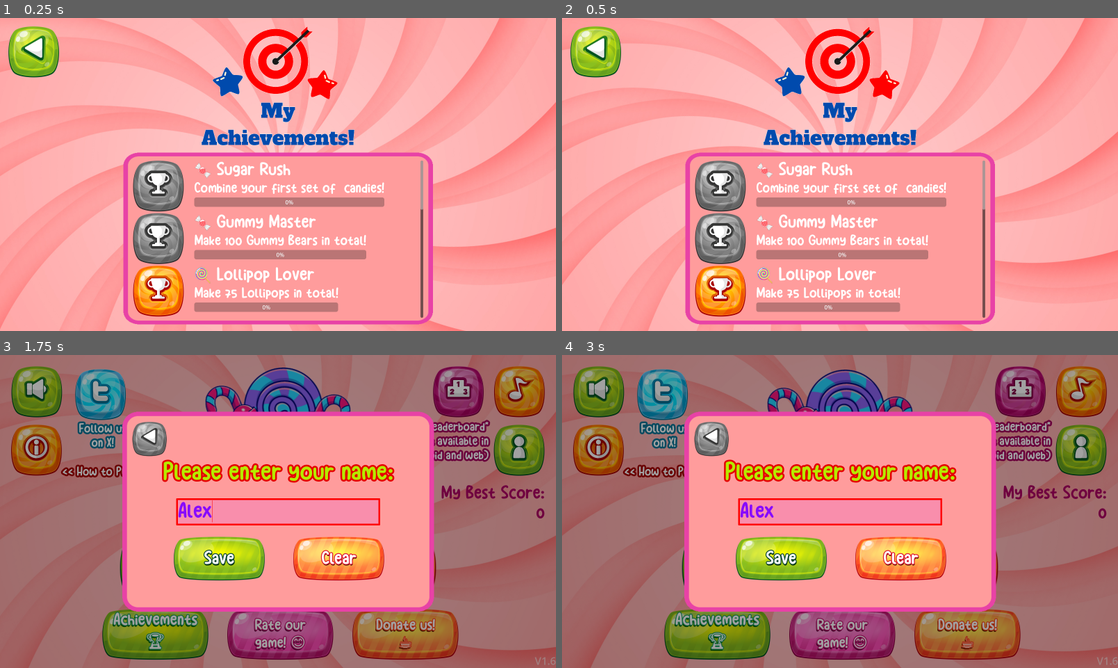
Above: before the commit, frames 1-4 (two rows, left to right).
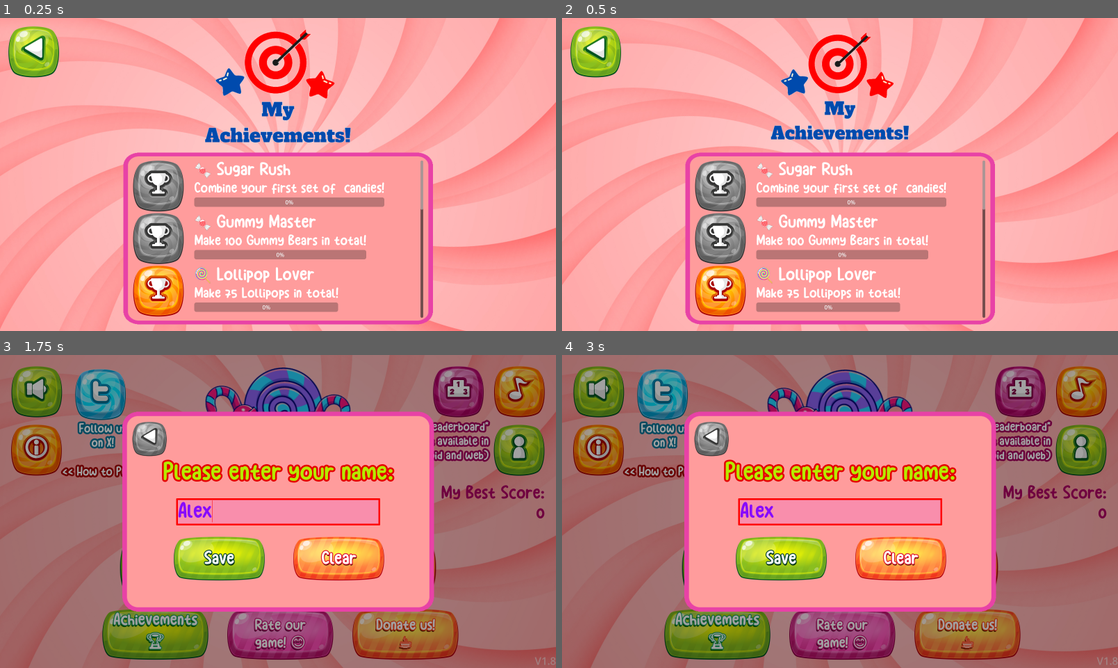
Above: after the commit, the same moments.

Repository: vaibhavkrkm/Candy-Merge
Game: Godot game, scene res://scenes/main_menu/achievements.tscn
The game is run twice, just before and just after one commit, with the same random seed, the same clock (stepped at 60 frames per second) and the same inputs. This scene is started directly instead of the project's main scene.
Inputs (mouse positions are in pixels of both pictures, inside the frame that each line leads up to):
- Up to frame 1 (0.25 s): no input
- Up to frame 2 (0.5 s): no input
- Up to frame 3 (1.75 s): click (33, 389) at 0.5 s; click (278, 511) at 1.27 s; type "Alex" at 1.35 s
- Up to frame 4 (3 s): click (717, 577) at 2 s; click "Achievements 🏆" at 2.75 s

The runs differ from the first frame. In frame 1, 1.9% of the frame differs, in the area x 36-64%, y 2-41%; in frame 2, 2.7%; in frame 3, less than 0.1%; in frame 4, less than 0.1%.

Commit message:
V2.0 - Combo Effects, Improved Animations and Sounds

Diff:
--- a/scenes/candy/candy.gd
+++ b/scenes/candy/candy.gd
@@ -164,9 +164,14 @@
 				shape_owner_clear_shapes(this_id)
 				shape_owner_clear_shapes(other_id)
 
+				Global.ComboTimer.start()
+				var pitch_scale = 1.29 + (Global.combo_counter * 0.1)
+				Global.combo_counter += 1
+				print(Global.combo_counter)
+
 				# playing appropriate sfx
 				if (TIER < 7):
-					Global.play_sound("Combine1Sound")
+					Global.play_sound("Combine1Sound", pitch_scale)
 				elif (TIER == 7):
 					Global.play_sound("Combine2Sound")
 				else:
--- a/scenes/global.gd
+++ b/scenes/global.gd
@@ -13,9 +13,12 @@
 @onready var LevelMusic = $Music/LevelMusic
 @onready var Combine1 = $Sounds/Combine1Sound
 @onready var Combine2 = $Sounds/Combine2Sound
+@onready var ComboTimer = $ComboTimer
+@onready var initial_combine1_pitch = Combine1.pitch_scale
 
 var game_time = 0  # in seconds
 var score = 0
+var combo_counter = 0
 
 var player_name = null
 var highscore = 0
@@ -51,8 +54,10 @@
 	game_time = 0
 
 
-func play_sound(sound):
+func play_sound(sound, pitch_scale=null):
 	if (sfx):
+		if (pitch_scale != null):
+			$Sounds.get_node(sound).pitch_scale = pitch_scale
 		$Sounds.get_node(sound).play()
 
 
@@ -64,9 +69,9 @@
 
 func append_score(tier):
 	if (tier != 8):
-		score += 10*tier
+		score += 10 * tier + (combo_counter - 1)
 	else:
-		score += 1000
+		score += 1000 + (combo_counter - 1)
 
 
 func save_highscore():
@@ -130,3 +135,8 @@
 		var headers = ["Content-Type: application/json", "api-key: lamb16", "game-id: 16"]
 		$HTTPRequest.request_completed.connect(_on_request_completed)
 		$HTTPRequest.request(url, headers, HTTPClient.METHOD_POST, json)
+
+
+func _on_combo_timer_timeout():
+	combo_counter = 0
+	Combine1.pitch_scale = initial_combine1_pitch
--- a/scenes/global.tscn
+++ b/scenes/global.tscn
@@ -32,7 +32,7 @@
 
 [node name="Combine1Sound" type="AudioStreamPlayer" parent="Sounds"]
 stream = ExtResource("4_48g8w")
-volume_db = -13.087
+volume_db = -17.42
 pitch_scale = 1.29
 
 [node name="Combine2Sound" type="AudioStreamPlayer" parent="Sounds"]
@@ -46,6 +46,7 @@
 
 [node name="DropSound" type="AudioStreamPlayer" parent="Sounds"]
 stream = ExtResource("6_ub4ab")
+volume_db = -5.572
 
 [node name="AchievementSound" type="AudioStreamPlayer" parent="Sounds"]
 stream = ExtResource("6_1kysw")
@@ -92,3 +93,9 @@
 texture = ExtResource("9_omslp")
 
 [node name="HTTPRequest" type="HTTPRequest" parent="."]
+
+[node name="ComboTimer" type="Timer" parent="."]
+wait_time = 0.75
+one_shot = true
+
+[connection signal="timeout" from="ComboTimer" to="." method="_on_combo_timer_timeout"]
--- a/scenes/level/level.gd
+++ b/scenes/level/level.gd
@@ -14,12 +14,15 @@
 const SCORE_EFFECT = preload("res://scenes/level/score_effect.tscn")
 const STARTING_TREAT = TREATS[0]
 
+@onready var ComboLabel = $UI/ScoreBubble/ComboLabel
+@onready var ComboTextTimer = $ComboTextTimer
 @onready var next_candy = STARTING_TREAT.instantiate()
 @onready var next2_candy
 
 var can_drop = true
 var move_dir = null
 var move_speed = 400
+var combo_tween: Tween
 
 
 func _ready():
@@ -30,6 +33,9 @@
 		if (not Global.LevelMusic.playing):
 			Global.LevelMusic.play()
 	update_treat_to_drop()
+
+	# hide combo label
+	ComboLabel.modulate.a = 0
 
 	var candy_no = randi_range(1, 4)
 	var candy_ind
@@ -70,8 +76,26 @@
 				$TreatToDrop.position.x = $GlassJar/Right.global_position.x - right_offset
 
 	$UI/ScoreBubble/Label.text = "Score: " + str(Global.score)
-
-	$Background.rotation_degrees += 5*delta
+	if (Global.combo_counter > 1):
+		# setting the combo text
+		ComboLabel.text = "Combo: x" + str(Global.combo_counter - 1)
+
+		# killing the combo tween if running
+		if (combo_tween and combo_tween.is_running()):
+			combo_tween.kill()
+
+		# making the combo label visible
+		ComboLabel.modulate.a = 1
+		# starting the combo timer
+		ComboTextTimer.start()
+
+	$Background.rotation_degrees += 5 * delta
+
+
+func _on_combo_text_timer_timeout():
+	# reset combo text
+	combo_tween = create_tween()
+	combo_tween.tween_property(ComboLabel, "modulate:a", 0.0, 0.3).from_current()
 
 
 func _input(event):
--- a/scenes/level/level.tscn
+++ b/scenes/level/level.tscn
@@ -198,6 +198,21 @@
 horizontal_alignment = 1
 vertical_alignment = 1
 
+[node name="ComboLabel" type="Label" parent="UI/ScoreBubble"]
+layout_mode = 0
+offset_left = 27.0
+offset_top = 65.0
+offset_right = 267.0
+offset_bottom = 126.0
+theme_override_colors/font_color = Color(1, 0.831373, 0, 1)
+theme_override_colors/font_shadow_color = Color(0.854902, 0, 0, 1)
+theme_override_fonts/font = ExtResource("7_fw14q")
+theme_override_font_sizes/font_size = 40
+text = "Combo: x1"
+horizontal_alignment = 1
+vertical_alignment = 1
+autowrap_mode = 3
+
 [node name="NextBubble" type="TextureRect" parent="UI"]
 layout_mode = 0
 offset_left = 1147.0
@@ -628,6 +643,9 @@
 
 [node name="HTTPRequest" type="HTTPRequest" parent="."]
 process_mode = 3
+
+[node name="ComboTextTimer" type="Timer" parent="."]
+one_shot = true
 
 [connection signal="body_entered" from="JarLimit" to="." method="_on_jar_limit_body_entered"]
 [connection signal="pressed" from="UI/AndroidButtons/LeftButton" to="." method="_on_left_button_pressed"]
@@ -646,5 +664,6 @@
 [connection signal="timeout" from="NextCandyTimer" to="." method="_on_next_candy_timer_timeout"]
 [connection signal="timeout" from="GameTimer" to="." method="_on_game_timer_timeout"]
 [connection signal="timeout" from="AchievementTimer" to="." method="_on_achievement_timer_timeout"]
+[connection signal="timeout" from="ComboTextTimer" to="." method="_on_combo_text_timer_timeout"]
 
 [editable path="GlassJar"]
--- a/scenes/level/score_effect.gd
+++ b/scenes/level/score_effect.gd
@@ -19,8 +19,8 @@
 func set_score(tier):
 	var score
 	if (tier != 8):
-		score = 10*tier
+		score = 10 * tier + (Global.combo_counter - 1)
 	else:
-		score = 1000
+		score = 1000 + (Global.combo_counter - 1)
 		$Label.scale = 2
 	$Label.text = str(score)
--- a/scenes/main_menu/achievements.gd
+++ b/scenes/main_menu/achievements.gd
@@ -1,12 +1,14 @@
 extends Control
 
 @onready var VBoxContainer_ = $AchievementsUI/ScrollContainer/VBoxContainer
+@onready var logo_animation_player = $Logo/AnimationPlayer
 
 
 func _ready():
 	for ach in VBoxContainer_.get_children():
 		ach.get_node(ach.get_meta("progress_bar")).value = Global.achievements[ach.name][0]
-
+	# playing the animation
+	logo_animation_player.play("AchievementsLogo")
 
 func _process(delta):
 	$Background.rotation_degrees += 20*delta
--- a/scenes/main_menu/achievements.tscn
+++ b/scenes/main_menu/achievements.tscn
@@ -12,6 +12,27 @@
 [ext_resource type="Texture2D" uid="uid://cjh1sjqhss5sa" path="res://assets/buttons/png/Back (3).png" id="10_kmfc2"]
 [ext_resource type="Texture2D" uid="uid://dym8p2reycfht" path="res://assets/buttons/png/Back (2).png" id="11_gnbyf"]
 
+[sub_resource type="Animation" id="Animation_c0yck"]
+resource_name = "AchievementsLogo"
+loop_mode = 1
+tracks/0/type = "value"
+tracks/0/imported = false
+tracks/0/enabled = true
+tracks/0/path = NodePath(".:scale")
+tracks/0/interp = 1
+tracks/0/loop_wrap = true
+tracks/0/keys = {
+"times": PackedFloat32Array(0, 0.5, 1),
+"transitions": PackedFloat32Array(1, 1, 1),
+"update": 0,
+"values": [Vector2(1, 1), Vector2(0.9, 0.9), Vector2(1, 1)]
+}
+
+[sub_resource type="AnimationLibrary" id="AnimationLibrary_tpwgr"]
+_data = {
+"AchievementsLogo": SubResource("Animation_c0yck")
+}
+
 [node name="Achievements" type="Control"]
 layout_mode = 3
 anchors_preset = 15
@@ -42,7 +63,13 @@
 offset_right = 220.0
 offset_bottom = 366.0
 grow_horizontal = 2
+pivot_offset = Vector2(220, 171)
 texture = ExtResource("3_a2tfs")
+
+[node name="AnimationPlayer" type="AnimationPlayer" parent="Logo"]
+libraries = {
+"": SubResource("AnimationLibrary_tpwgr")
+}
 
 [node name="AchievementsUI" type="TextureRect" parent="."]
 layout_mode = 1
--- a/scenes/main_menu/main_menu.tscn
+++ b/scenes/main_menu/main_menu.tscn
@@ -173,7 +173,7 @@
 grow_vertical = 0
 theme_override_colors/font_color = Color(1, 1, 1, 0.560784)
 theme_override_font_sizes/font_size = 30
-text = "V1.6"
+text = "V1.8"
 
 [node name="AnimationPlayer" type="AnimationPlayer" parent="."]
 root_node = NodePath("../Logo")
Not shown: 1 places in scenes/main_menu/achievements.tscn that only renumber resources
